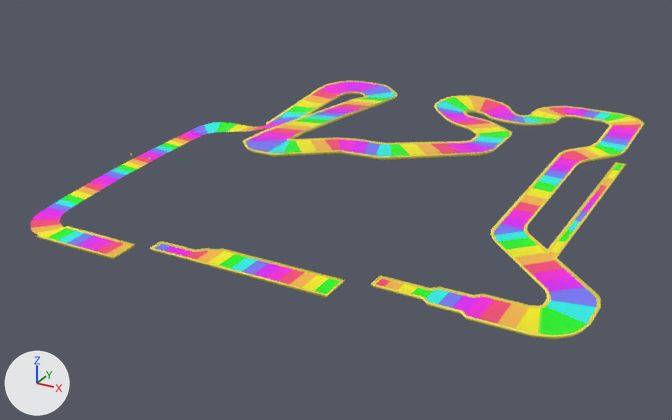
Before and after pictures for a commit that changed the OBJ model public/models/pista2.obj.
Before and after are seen from a camera (50 mm lens) standing at (15.8, -14.04, 8.37) and looking at (5.93, 3.91, -0.61). The lights are fixed; the arrows at lower left show +X, +Y and +Z. The picture after the commit comes second. Where no turn or scale is listed for an object, it has been applied to the vertices. Vertices at exactly the same position are counted once.

Before the edit, the objects in view are built like this:
```python
me_rrgba_w_009 = bpy.data.meshes.new('rrgba.w.009')
me_rrgba_w_009.from_pydata(...)  # 598 vertices, 951 faces; spans x 0.28..13.04, y -1.02..10.61, z -0.43..1.14
me_rrgba_w_009.materials.append(mat_material_001)  # picture img_rrgbaa_png
ob_rrgba_w_009 = bpy.data.objects.new('rrgba.w.009', me_rrgba_w_009)
ob_rrgba_w_009.location = (0.0, 0.0, 0.0)
```
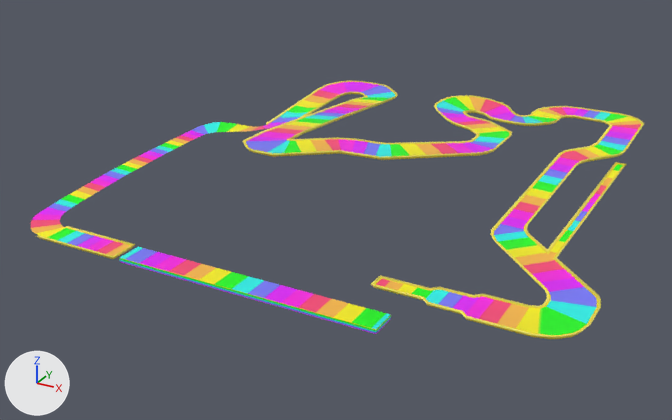
What differs and where, as boxes [x1, y1, x2, y2] in the pictures (672 x 420 px):
```json
{"part": 1, "of": "me_rrgba_w_009", "change": "added", "after": [119, 247, 391, 334]}
{"part": 2, "of": "me_rrgba_w_009", "change": "deleted", "before": [150, 241, 345, 298]}
```

Edits to the scene script, one JSON object a line:
```json
{"block": "me_rrgba_w_009", "where": "# used by ob_rrgba_w_009; location = (0.0, 0.0, 0.0)"}
{"op": "remove", "block": "me_rrgba_w_009", "code": "me_rrgba_w_009.from_pydata(...)  # 598 vertices, 951 faces; spans x 0.28..13.04, y -1.02..10.61, z -0.43..1.14"}
{"op": "add", "block": "me_rrgba_w_009", "code": "me_rrgba_w_009.from_pydata(...)  # 566 vertices, 895 faces; spans x 0.34..13.04, y -1.02..10.61, z -0.45..1.14"}
{"block": "me_rrgba_w_009", "change": "me_rrgba_w_009 part 1: a new loose piece, a box spanning x 3.449..9.43, y -0.955..-0.346, z -0.447..-0.347, in mat_material_001 (picture img_rrgbaa_png)"}
{"block": "me_rrgba_w_009", "change": "me_rrgba_w_009 part 2: the loose piece of 24 vertices spanning x 4.22..8.38, y -0.89..-0.18, z -0.06..0.03 is deleted"}
{"block": "me_rrgba_w_009", "change": "other edits to the shape of me_rrgba_w_009 do not show in these pictures"}
```
